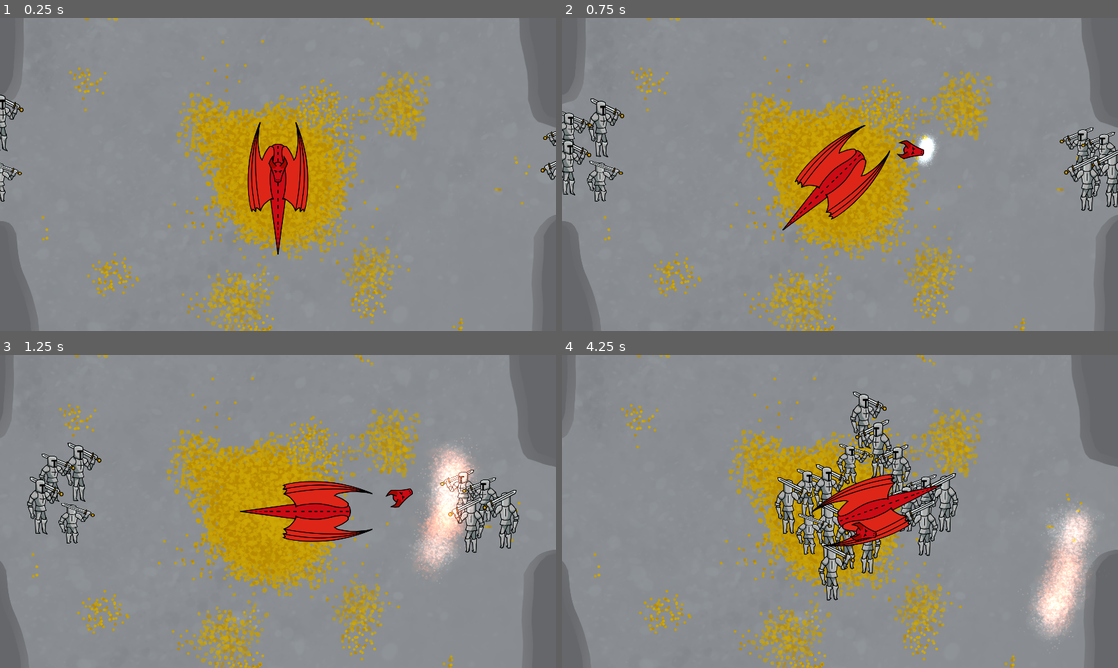
Above: before the commit, frames 1-4 (two rows, left to right).
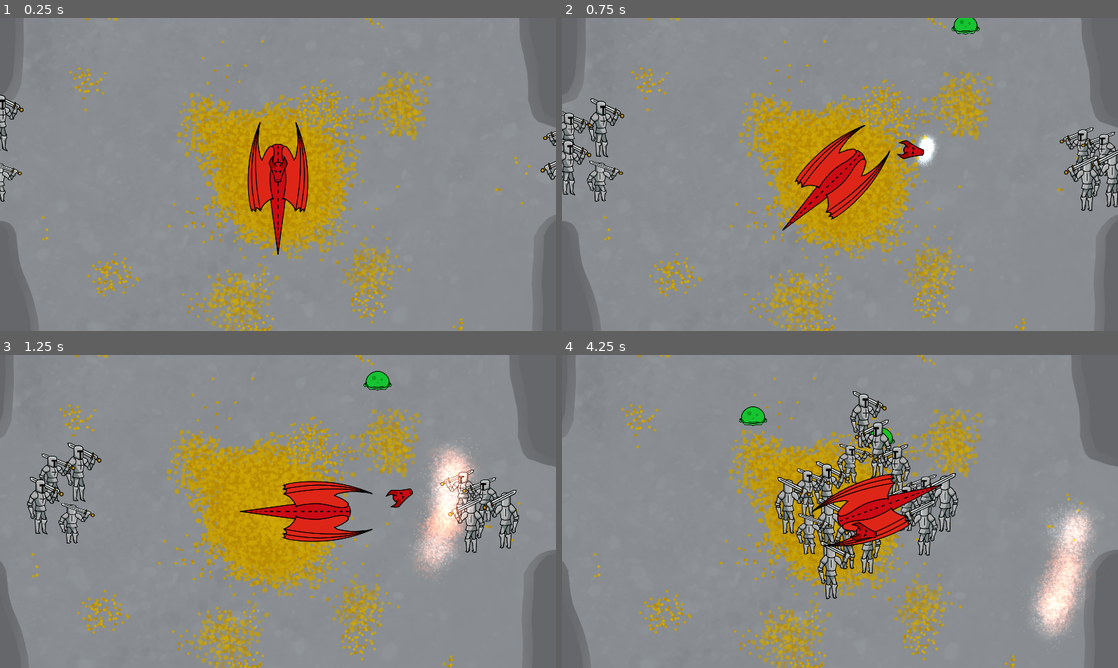
Above: after the commit, the same moments.

Repository: GiantBlargg/DragonHoard
Game: Godot game, scene res://Levels/Stage.tscn
Two runs of this game, one before a commit and one after it. Both use one fixed random seed, a clock stepped at 60 frames per second and the inputs below.
Inputs (mouse positions are in pixels of both pictures, inside the frame that each line leads up to):
- Up to frame 1 (0.25 s): no input
- Up to frame 2 (0.75 s): move the mouse to (962, 158) at 0.52 s; hold D (Right) from 0.53 s (still down); click (962, 158) at 0.6 s
- Up to frame 3 (1.25 s): keep holding D (Right)
- Up to frame 4 (4.25 s): move the mouse to (728, 527) at 1.27 s; release D (Right) at 1.28 s; hold G (Back) 1.28-2.03 s; click (728, 527) at 1.35 s; move the mouse to (895, 442) at 2.02 s; hold D (Right) 2.03-2.78 s; click (895, 442) at 2.1 s; move the mouse to (812, 574) at 2.77 s; hold T (Forward) 2.78-3.53 s; click (812, 574) at 2.85 s; move the mouse to (1006, 558) at 3.52 s; hold A (Left) from 3.53 s (still down); click (1006, 558) at 3.6 s

Frame 1 is identical in both runs. In frame 2, 0.2% of the frame differs, in the area x 70-76%, y 0-6%; in frame 3, 0.2%; in frame 4, 3.0%, in the area x 5-94%, y 0-100%.

Commit message:
Slime works, kinda

Diff:
--- a/Knight/Knight.gd
+++ b/Knight/Knight.gd
@@ -11,7 +11,7 @@
 var timer: float = 0
 var dir: Vector2 = Vector2(0,0)
 
-@onready var anim: AnimationPlayer = get_node("Visual/AnimationPlayer")
+@export var anim: AnimationPlayer
 @onready var player: CharacterBody2D = get_tree().get_first_node_in_group("Dragon")
 
 func _ready():
--- a/Knight/Knight.tscn
+++ b/Knight/Knight.tscn
@@ -71,7 +71,7 @@
 radius = 37.0
 height = 148.0
 
-[node name="Knight" type="CharacterBody2D"]
+[node name="Knight" type="CharacterBody2D" node_paths=PackedStringArray("anim")]
 z_index = 2
 y_sort_enabled = true
 collision_layer = 8
@@ -80,6 +80,7 @@
 wait_time = 0.1
 jump_time = 0.2
 jump_distance = 100.0
+anim = NodePath("Visual/AnimationPlayer")
 
 [node name="Visual" type="Node2D" parent="."]
 script = ExtResource("1_7l0md")
--- a/Knight/Slime.tscn
+++ b/Knight/Slime.tscn
@@ -1,35 +1,7 @@
-[gd_scene load_steps=6 format=3 uid="uid://banugdmpbpjwe"]
+[gd_scene load_steps=7 format=3 uid="uid://b3tknc376el6t"]
 
 [ext_resource type="Texture2D" uid="uid://lrg7bhorie6r" path="res://Knight/Slime.png" id="1_3r80g"]
-
-[sub_resource type="Animation" id="Animation_w1wfw"]
-resource_name = "Slime_Move"
-length = 2.0
-loop_mode = 1
-tracks/0/type = "value"
-tracks/0/imported = false
-tracks/0/enabled = true
-tracks/0/path = NodePath("Slime:position")
-tracks/0/interp = 1
-tracks/0/loop_wrap = true
-tracks/0/keys = {
-"times": PackedFloat32Array(0, 1, 2),
-"transitions": PackedFloat32Array(1, 1, 1),
-"update": 0,
-"values": [Vector2(0, 0), Vector2(0, 8), Vector2(0, 0)]
-}
-tracks/1/type = "value"
-tracks/1/imported = false
-tracks/1/enabled = true
-tracks/1/path = NodePath("Slime:scale")
-tracks/1/interp = 1
-tracks/1/loop_wrap = true
-tracks/1/keys = {
-"times": PackedFloat32Array(0, 1, 2),
-"transitions": PackedFloat32Array(1, 1, 1),
-"update": 0,
-"values": [Vector2(1, 1), Vector2(1, 0.8), Vector2(1, 1)]
-}
+[ext_resource type="Script" path="res://Knight/Knight.gd" id="1_uvoib"]
 
 [sub_resource type="Animation" id="Animation_meae5"]
 length = 0.001
@@ -58,6 +30,35 @@
 "values": [Vector2(1, 1)]
 }
 
+[sub_resource type="Animation" id="Animation_w1wfw"]
+resource_name = "Slime_Move"
+length = 2.0
+loop_mode = 1
+tracks/0/type = "value"
+tracks/0/imported = false
+tracks/0/enabled = true
+tracks/0/path = NodePath("Slime:position")
+tracks/0/interp = 2
+tracks/0/loop_wrap = true
+tracks/0/keys = {
+"times": PackedFloat32Array(0, 1, 2),
+"transitions": PackedFloat32Array(1, 1, 1),
+"update": 0,
+"values": [Vector2(0, 0), Vector2(0, 8), Vector2(0, 0)]
+}
+tracks/1/type = "value"
+tracks/1/imported = false
+tracks/1/enabled = true
+tracks/1/path = NodePath("Slime:scale")
+tracks/1/interp = 2
+tracks/1/loop_wrap = true
+tracks/1/keys = {
+"times": PackedFloat32Array(0, 1, 2),
+"transitions": PackedFloat32Array(1, 1, 1),
+"update": 0,
+"values": [Vector2(1, 1), Vector2(1, 0.8), Vector2(1, 1)]
+}
+
 [sub_resource type="AnimationLibrary" id="AnimationLibrary_56x08"]
 _data = {
 "RESET": SubResource("Animation_meae5"),
@@ -67,7 +68,12 @@
 [sub_resource type="CircleShape2D" id="CircleShape2D_7r64i"]
 radius = 30.0
 
-[node name="CharacterBody2D" type="CharacterBody2D"]
+[node name="CharacterBody2D" type="CharacterBody2D" node_paths=PackedStringArray("anim")]
+z_index = 2
+collision_layer = 8
+collision_mask = 13
+script = ExtResource("1_uvoib")
+anim = NodePath("Node2D/AnimationPlayer")
 
 [node name="Node2D" type="Node2D" parent="."]
 
--- a/Levels/Stage.tscn
+++ b/Levels/Stage.tscn
@@ -1,8 +1,9 @@
-[gd_scene load_steps=12 format=3 uid="uid://dlhu5q44kndii"]
+[gd_scene load_steps=13 format=3 uid="uid://dlhu5q44kndii"]
 
 [ext_resource type="Texture2D" uid="uid://d0de3ld66de72" path="res://Levels/Stage.png" id="1_r0l63"]
 [ext_resource type="PackedScene" uid="uid://df47tasppgtwm" path="res://Dragon/DragonBody.tscn" id="2_atyay"]
 [ext_resource type="PackedScene" uid="uid://bofd4vplky8hj" path="res://Knight/Knight.tscn" id="3_22ise"]
+[ext_resource type="PackedScene" uid="uid://b3tknc376el6t" path="res://Knight/Slime.tscn" id="4_nkmbs"]
 
 [sub_resource type="OccluderPolygon2D" id="OccluderPolygon2D_qhkmg"]
 polygon = PackedVector2Array(-1109, -244, -1016, -271, -987, -335, -977, -477, -974, -669, -940, -787, -862, -867, -772, -914, -609, -932, -468, -958, -366, -976, -247, -979, -213, -1014, -193, -1103, -1110, -1103)
@@ -134,3 +135,9 @@
 
 [node name="Knight16" parent="." instance=ExtResource("3_22ise")]
 position = Vector2(153, -1218)
+
+[node name="CharacterBody2D" parent="." instance=ExtResource("4_nkmbs")]
+position = Vector2(-613, -677)
+
+[node name="CharacterBody2D2" parent="." instance=ExtResource("4_nkmbs")]
+position = Vector2(608, -722)
